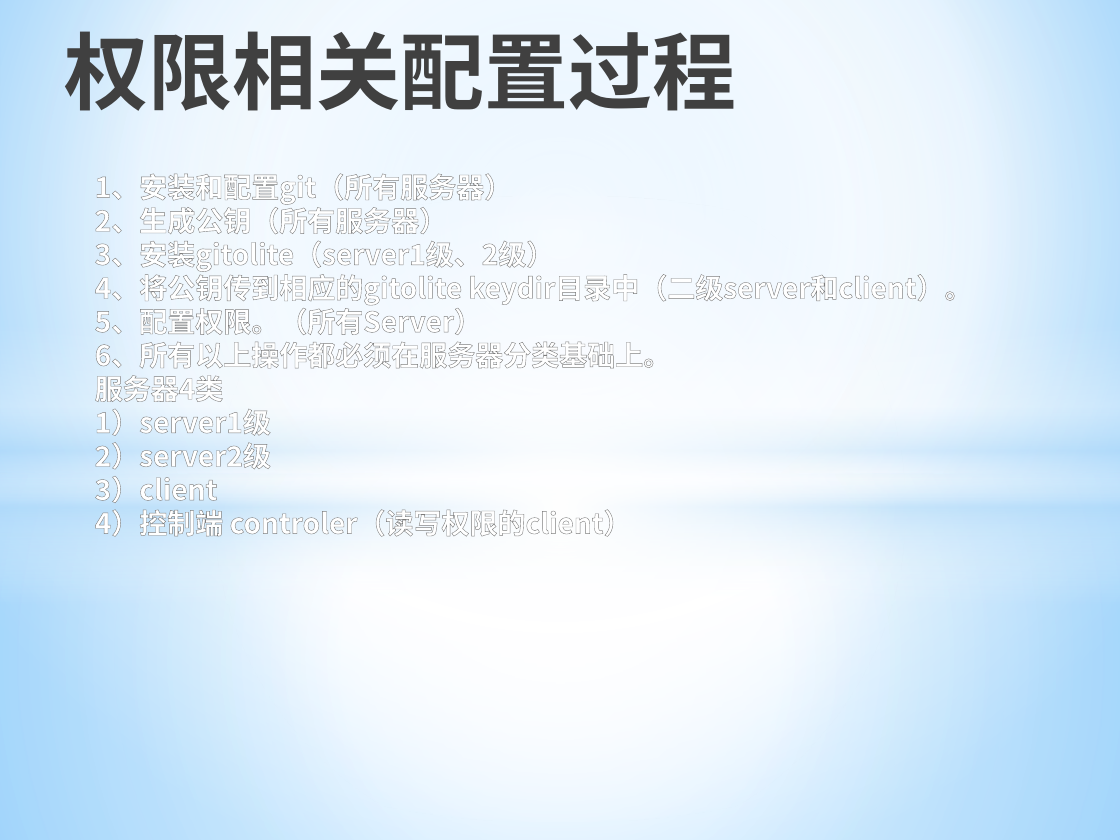
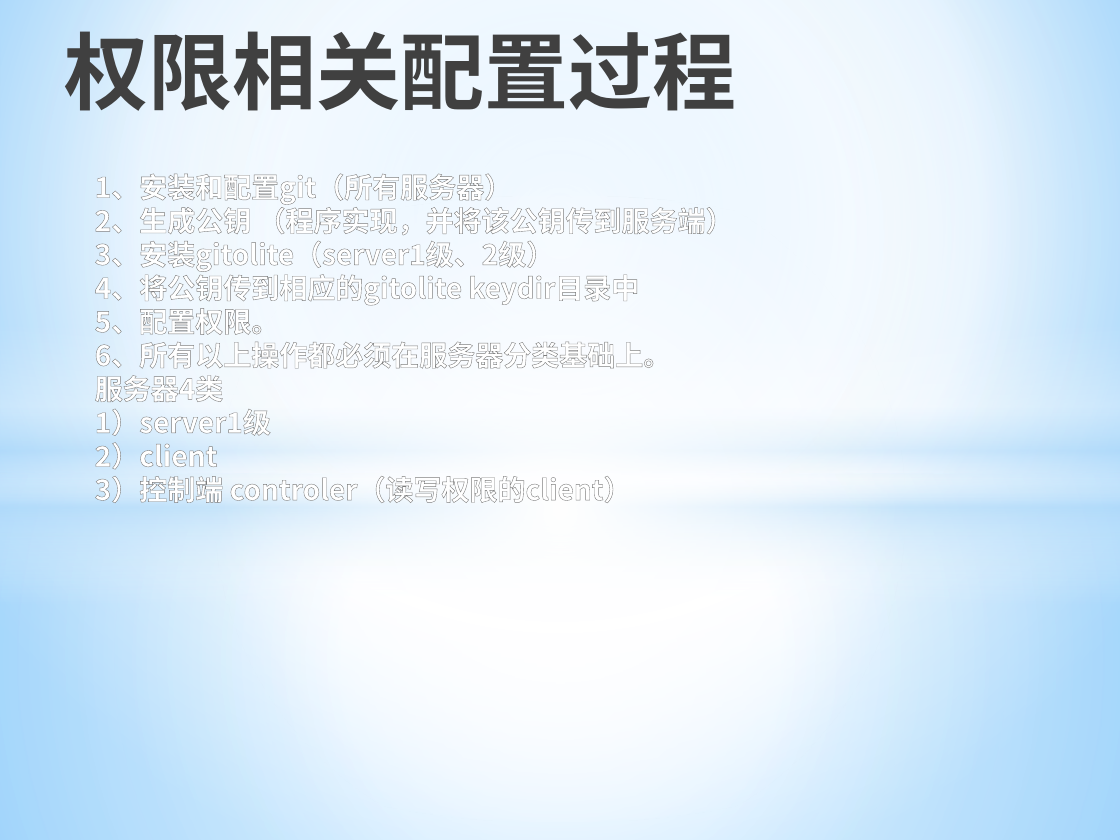
Before and after one commit to allragedbody/clasenbee, a slide deck: slide 7 of docs/Git集群配置方案.pptx (slide 12 before the commit). Drawn at 1120x840 pixels with LibreOffice and Linux fonts; fonts in the diff are those of the drawing. Boxes give left, top, right and bottom in pixels: in the first picture for what was removed or moved away, otherwise in the second. Text is boxed around its words. In the diff, an @@ line names an element or a change of style, - is before the commit and + after.

```diff
--- a/docs/Git集群配置方案.pptx
+++ b/docs/Git集群配置方案.pptx
@@ text at [95,203,734,235]: text changed @@
-2、生成公钥（所有服务器）
+2、生成公钥 （程序实现，并将该公钥传到服务端）
@@ text at [95,270,639,335]: text changed @@
-4、将公钥传到相应的gitolite keydir目录中（二级server和client）。
-5、配置权限。（所有Server）
+4、将公钥传到相应的gitolite keydir目录中
+5、配置权限。
@@ text at [95,442,632,508]: text changed @@
-2）server2级
-3）client
-4）控制端 controler（读写权限的client）
+2）client
+3）控制端 controler（读写权限的client）
```
Also in this commit, not shown: 5 other slides changed, 3 slides added, 5 slides removed, 8 other files.
